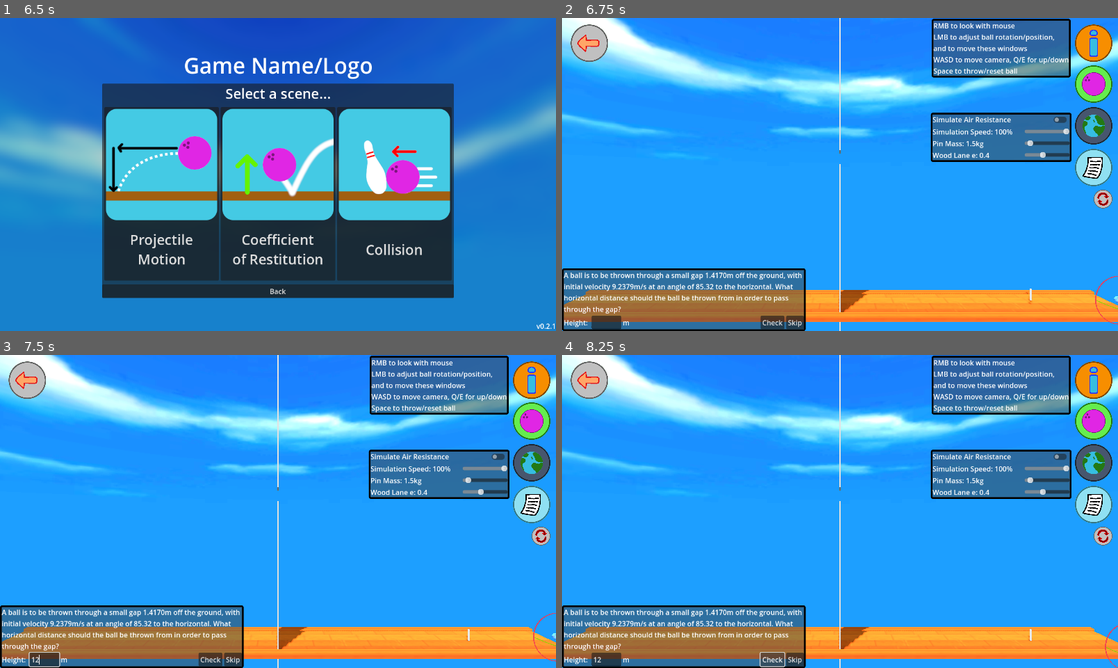
Above: before the commit, frames 1-4 (two rows, left to right).
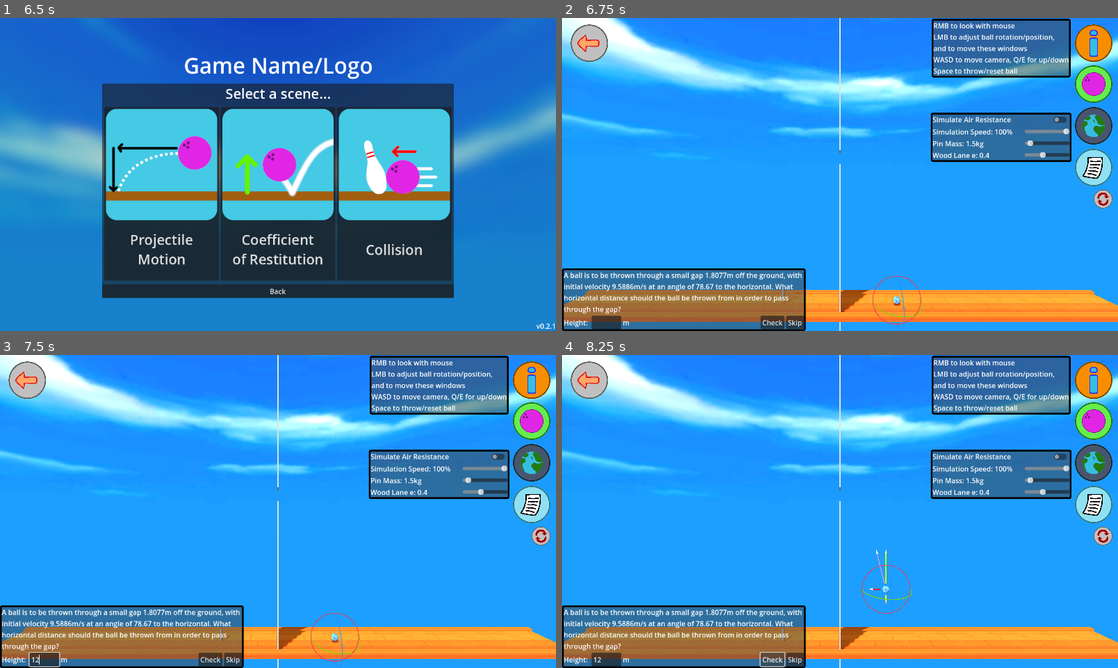
Above: after the commit, the same moments.

Repository: ErythiaSea/CMP400-PhET
Game: Godot game, scene res://Scenes/bowlingEnv.tscn
The game is run twice, just before and just after one commit, with the same random seed, the same clock (stepped at 60 frames per second) and the same inputs.
Inputs (mouse positions are in pixels of both pictures, inside the frame that each line leads up to):
- Up to frame 1 (6.5 s): click (500, 118) at 0.5 s; click (533, 43) at 1.25 s; click (533, 83) at 2 s; click "Reset Ball" at 2.75 s; click (533, 127) at 3.5 s; click (533, 168) at 4.25 s; click (27, 43) at 5 s; click "Play!" at 5.75 s
- Up to frame 2 (6.75 s): click "Projectile Motion" at 6.5 s
- Up to frame 3 (7.5 s): click (44, 658) at 7.27 s; type "12" at 7.35 s
- Up to frame 4 (8.25 s): click "Check" at 8 s

Frame 1 is identical in both runs. In frame 2, 0.3% of the frame differs, in the area x 10-100%, y 81-98%; in frame 3, 0.3%; in frame 4, 0.3%, in the area x 10-100%, y 62-100%.

Commit message:
fix some issues with suvat scenarios

Diff:
--- a/Scenes/bowling_env.gd
+++ b/Scenes/bowling_env.gd
@@ -27,10 +27,14 @@
 func _ready() -> void:
 	GameManager.new_question_type.connect(_on_new_q_type)
 
+	for pin in $Pins.get_children() as Array[RigidBody3D]:
+		pin_pos[pin] = pin.position
+
 	_barrier.hide()
 	_barrier.process_mode = Node.PROCESS_MODE_DISABLED
 	_top_barrier.hide()
 	_top_barrier.process_mode = Node.PROCESS_MODE_DISABLED
+	_lock_pin_rot(true)
 
 	_gizmo.select(_bowling_ball)
 	if (GameManager.current_gamemode != GameManager.mode.freeplay):
@@ -59,9 +63,6 @@
 		_construct_drop_setup()
 		$Pins.queue_free()
 
-	for pin in $Pins.get_children() as Array[RigidBody3D]:
-		pin_pos[pin] = pin.position
-
 # Called every frame. 'delta' is the elapsed time since the previous frame.
 func _process(delta: float) -> void:
 	if Input.is_action_just_pressed("ball_fire") and can_fire:
@@ -71,7 +72,7 @@
 			_gizmo.deselect(_bowling_ball)
 			_traj_line.toggle_aim(false)
 			_traj_line.show()
-			_toggle_pin_rot(true)
+			_lock_pin_rot(false)
 		else:
 			reset_scene(false)
 
@@ -89,7 +90,7 @@
 	else: _bowling_ball.reset()
 	_gizmo.select(_bowling_ball)
 	_traj_line.toggle_aim(true)
-	_toggle_pin_rot(false)
+	_lock_pin_rot(true)
 	_reset_pins()
 
 func _reset_pins():
@@ -100,27 +101,31 @@
 		pin.rotation = Vector3.ZERO
 
 func _construct_lob_setup() -> void:
-	var dist = randf_range(0.4, 2.0)
+	var dist = randf_range(0.6, 2.5)
 	var barrier_height = 1 + randf_range(0, 4)
 	var angle = 0
 	var vel = 0
 	var air_time = 0
+	_bowling_ball.freeze = true
 	_barrier_root.position.y = barrier_height - 2.5
-	_bowling_ball.position.z = _barrier.position.z + dist
+	_bowling_ball.position.z = _barrier_root.position.z + dist
 	_bowling_ball.position.y = 0
-	$Pins.get_child(0).position.z = _barrier.position.z - dist
+	_bowling_ball.rotation = Vector3.ZERO
+	_reset_pins()
+	$Pins.get_child(0).position.z = _barrier_root.position.z - dist
+	$Pins.get_child(0).position.x = 0
 	_traj_line.hide()
 
 	if (GameManager.current_q_type != GameManager.q_type.suvat_lob_powerangle):
-		var req_y_vel = sqrt(2 * 9.8 * barrier_height + 0.3) #0.3 for some leeway
+		var req_y_vel = sqrt(2 * 9.8 * (barrier_height + 0.2)) #0.2 for some leeway
 		air_time = 2 * (req_y_vel/9.8)
-		var req_x_vel = dist/air_time
+		var req_x_vel = dist*2/air_time
 		vel = sqrt(pow(req_y_vel, 2) + pow(req_x_vel, 2))
 		angle = atan2(req_y_vel, req_x_vel)
 		angle = rad_to_deg(angle)
 
 		_bowling_ball.fire_impulse_strength = vel
-		_bowling_ball.rotation_degrees.y = angle
+		_bowling_ball.rotation_degrees.x = angle
 
 	GameManager.q_args = {
 		"wall_height": barrier_height,
@@ -192,7 +197,9 @@
 
 func _on_skip_button_pressed() -> void:
 	checking = false
-	GameManager.generate_q_type()
+	_bowling_ball.freeze = true
+	_reset_pins()
+	GameManager.generate_q_type.call_deferred()
 
 func _on_new_q_type(type: GameManager.q_type) -> void:
 	_bowling_ball.reset()
@@ -219,13 +226,14 @@
 	pass # Replace with function body.
 
 func _on_check_button_pressed() -> void:
-	_bowling_ball.fire()
+	_bowling_ball.fire(true)
+	_lock_pin_rot(false)
 	checking = true
 
 func _end_checking() -> void:
 	check_done.emit()
 
-func _toggle_pin_rot(on: bool) -> void:
+func _lock_pin_rot(on: bool) -> void:
 	for pin in $Pins.get_children() as Array[RigidBody3D]:
 		pin.axis_lock_angular_x = on
 		pin.axis_lock_angular_y = on
